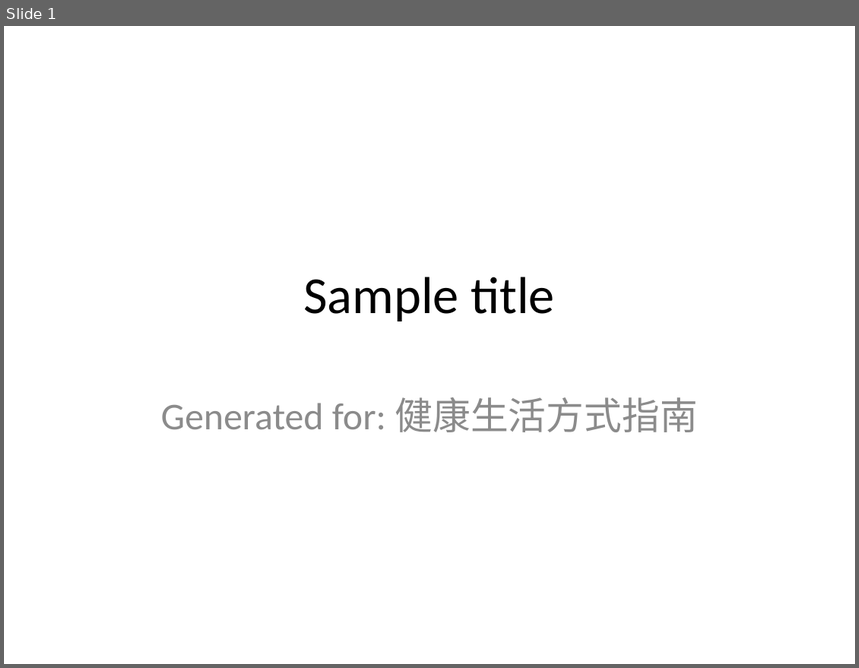
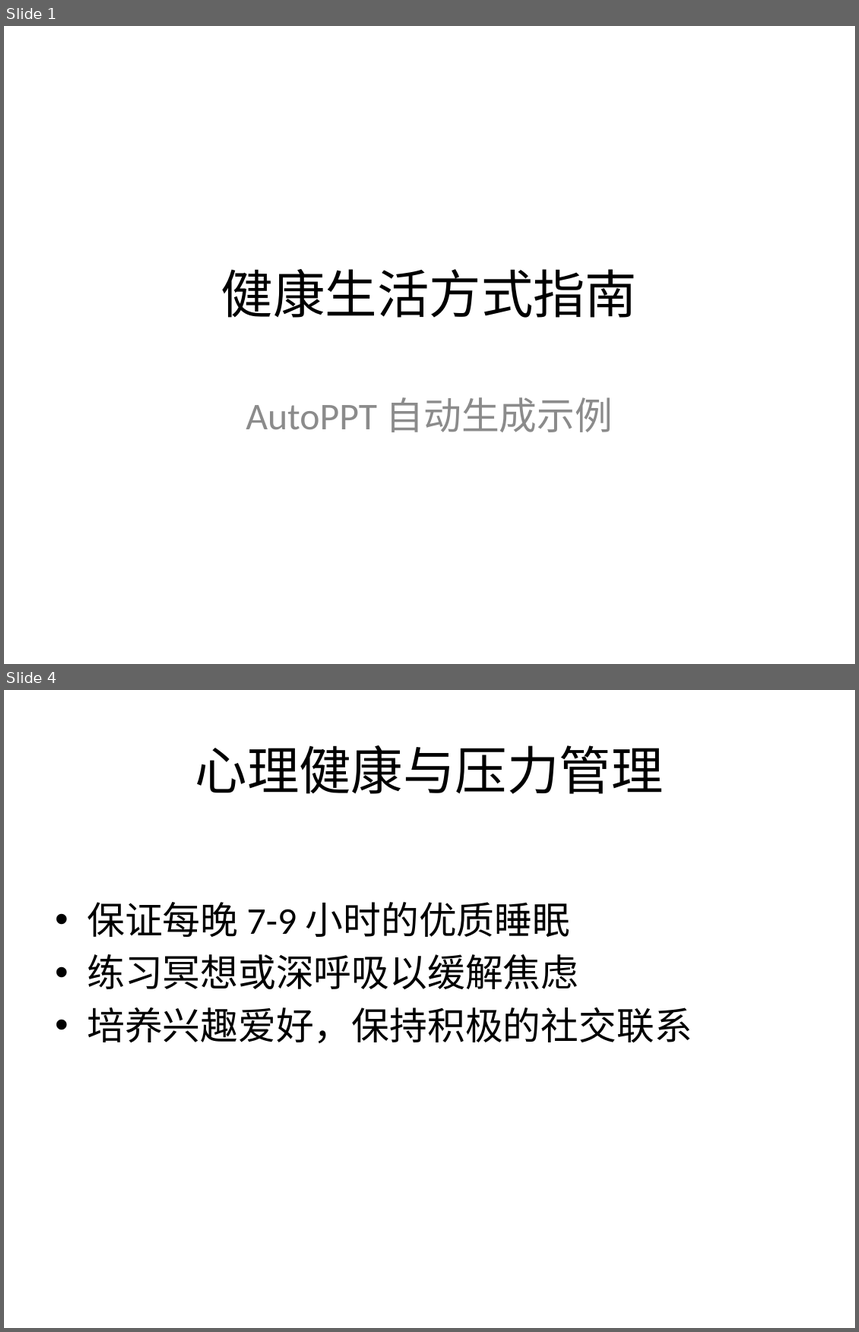
Before and after one commit to yeasy/AutoPPT, a slide deck: samples/cn_life.pptx. Shown one above the other, each under a label of ours: slide 1 before the commit, slides 1 and 4 after it; the slides between them are not shown. The pictures are 859x668 and 859x1332 pixels, drawn with LibreOffice and Linux fonts; fonts in the diff are those of the drawing. Boxes give left, top, right and bottom in pixels: in the first picture for what was removed or moved away, otherwise in the second. Text is boxed around its words. In the diff, an @@ line names an element or a change of style, - is before the commit and + after.

```diff
--- a/samples/cn_life.pptx
+++ b/samples/cn_life.pptx
@@ slide 4 added at [4,690,855,1328], background #FFFFFF @@
@@ title added at [196,745,664,794], 44 pt, text #000000 @@
+心理健康与压力管理
@@ text added at [87,902,693,1043], 32 pt, text #000000 @@
+• 保证每晚 7-9 小时的优质睡眠
+• 练习冥想或深呼吸以缓解焦虑
+• 培养兴趣爱好，保持积极的社交联系
@@ slide 1 changed as well @@
@@ title at [221,269,637,318]: text changed @@
-Sample title
+健康生活方式指南
@@ subtitle at [246,398,614,433]: text changed @@
-Generated for: 健康生活方式指南
+AutoPPT 自动生成示例
```
Also in this commit, not shown: 2 other slides added, 4 slides removed, 7 other files.
